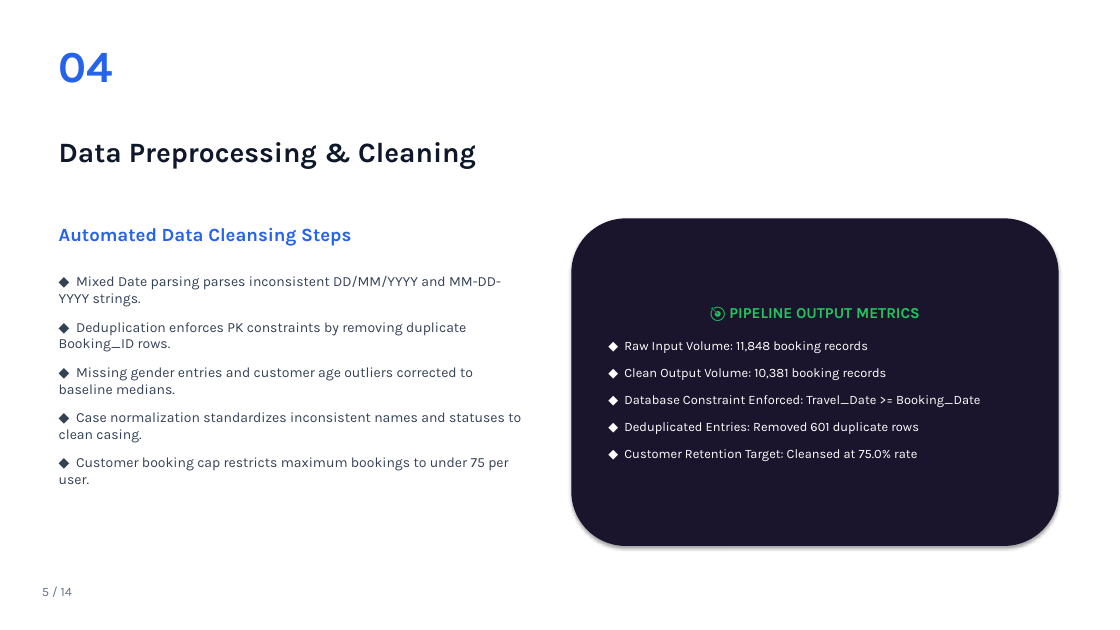
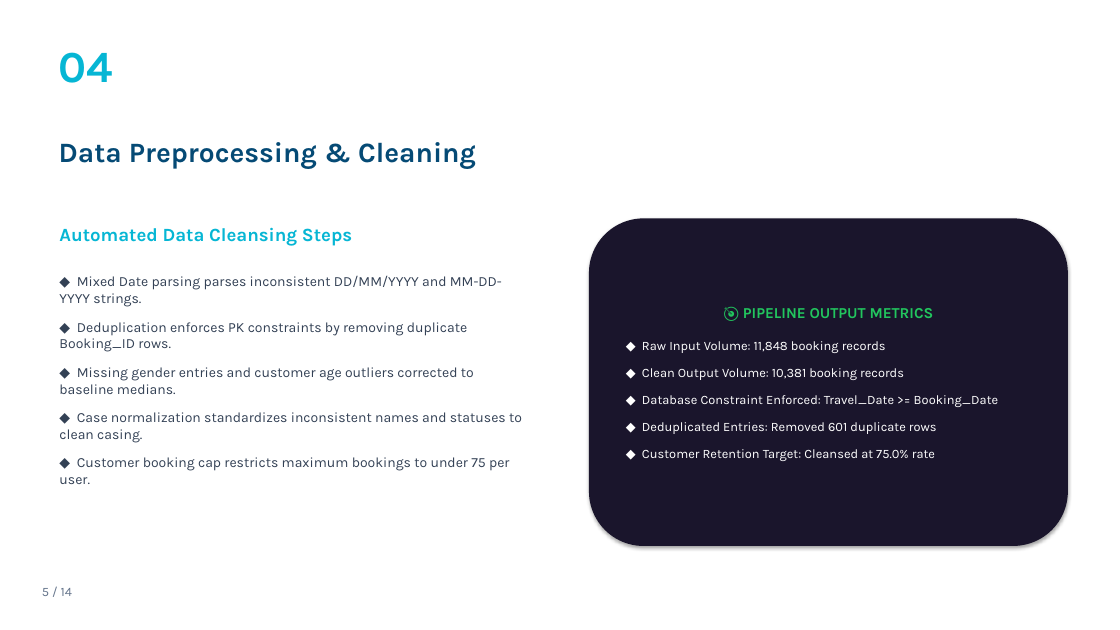
Before and after one commit to SHETYGURU/Revature-Bus-Booking-Analytical-System-, a slide deck: slide 5 of Bus Booking Analytics System (PowerBI)/documents/Bus_Booking_Analytics_PowerBI_light.pptx. Drawn at 1120x630 pixels with LibreOffice and Linux fonts; fonts in the diff are those of the drawing. Boxes give left, top, right and bottom in pixels: in the first picture for what was removed or moved away, otherwise in the second. Text is boxed around its words. In the diff, an @@ line names an element or a change of style, - is before the commit and + after.

```diff
--- a/Bus Booking Analytics System (PowerBI)/documents/Bus_Booking_Analytics_PowerBI_light.pptx
+++ b/Bus Booking Analytics System (PowerBI)/documents/Bus_Booking_Analytics_PowerBI_light.pptx
@@ text "04" at (59,52,113,83): text colour #2563EB to #06B6D4 @@
@@ text "Data Preprocessing & Cleaning" at (59,142,476,168): text colour #0F172A to #054A75 @@
@@ text "Automated Data Cleansing Steps" at (59,227,352,246): text colour #2563EB to #06B6D4 @@
@@ rounded rectangle "🎯 PIPELINE OUTPUT METRICS": place and size @@
-rounded rectangle "🎯 PIPELINE OUTPUT METRICS" at (571,218,1059,546)
+rounded rectangle "🎯 PIPELINE OUTPUT METRICS" at (589,218,1068,546)
```
Also in this commit, not shown: 14 other slides changed.
